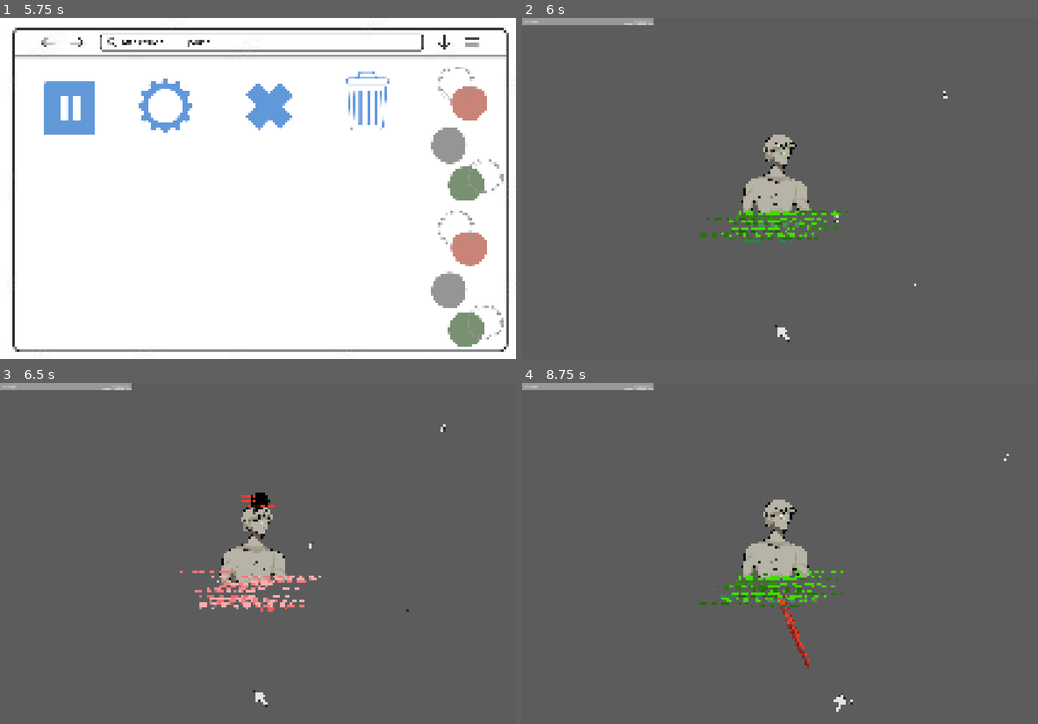
Above: before the commit, frames 1-4 (two rows, left to right).
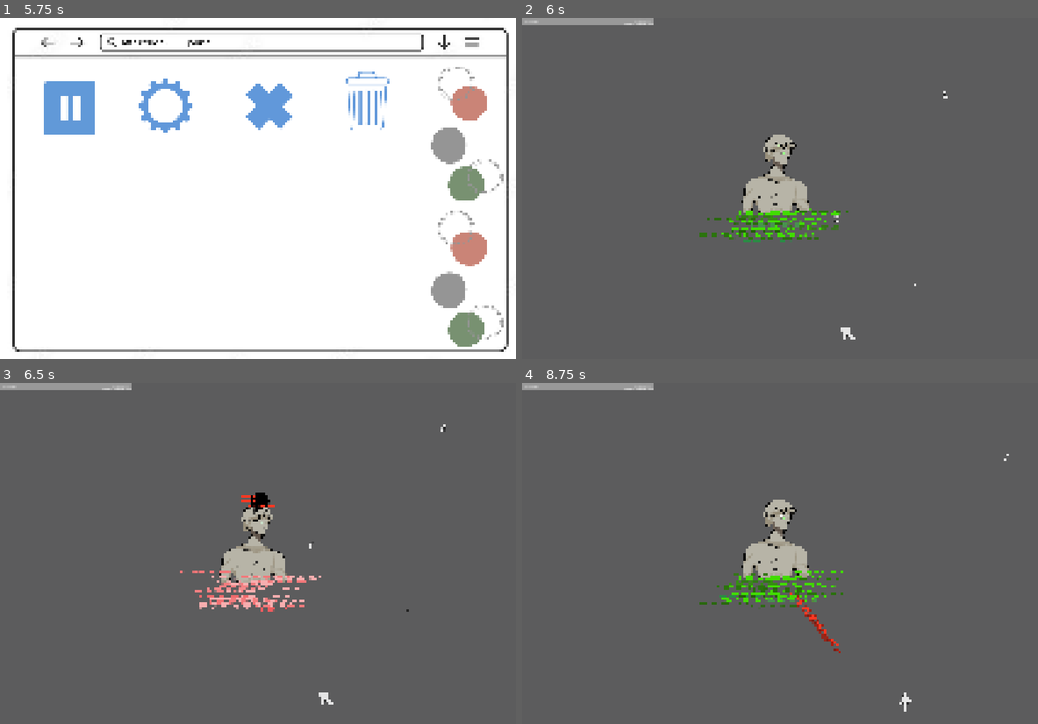
Above: after the commit, the same moments.

Repository: HaroldHuynh/2026GameJam
Game: Godot game, scene res://main menu/main menu.tscn
Same seed, same stepped clock (60 frames per second), same inputs: the game is played once before the commit and once after it.
Inputs (mouse positions are in pixels of both pictures, inside the frame that each line leads up to):
- Up to frame 1 (5.75 s): click (180, 103) at 0.5 s; tap Enter at 1.25, 2.1, 3.6, 5.1 s; move the mouse to (371, 171) at 1.27 s; hold D (right) 1.28-2.03 s; tap Space (attack) at 1.35, 2.85, 4.35 s; move the mouse to (154, 205) at 2.02 s; hold S (down) 2.03-2.78 s; move the mouse to (309, 113) at 2.77 s; hold D (right) 2.78-3.53 s; move the mouse to (232, 256) at 3.52 s; hold W (up) 3.53-4.28 s; move the mouse to (412, 239) at 4.27 s; hold A (left) from 4.28 s (still down); tap Escape (pause) at 4.9 s; move the mouse to (103, 137) at 5.02 s
- Up to frame 2 (6 s): release A (left) at 5.75 s; click (589, 110) at 5.75 s
- Up to frame 3 (6.5 s): no input
- Up to frame 4 (8.75 s): move the mouse to (805, 553) at 6.52 s; hold S (down) 6.53-7.28 s; tap Space (attack) at 6.6, 8.1 s; move the mouse to (702, 468) at 7.27 s; hold D (right) 7.28-8.03 s; tap Enter at 7.35 s; move the mouse to (893, 536) at 8.02 s; hold W (up) from 8.03 s (still down)

Frame 1 is identical in both runs. In frame 2, 0.1% of the frame differs, in the area x 49-65%, y 89-96%; in frame 3, 0.1%; in frame 4, 0.5%, in the area x 49-76%, y 61-97%.

Commit message:
make player pause when level up screen appears

Diff:
--- /dev/null
+++ b/player/level_up_window.tscn
@@ -0,0 +1,23 @@
+[gd_scene format=3 uid="uid://ly1s4rhvrcxn"]
+
+[sub_resource type="StyleBoxFlat" id="StyleBoxFlat_rkikn"]
+
+[node name="LevelUpWindow" type="CanvasLayer" unique_id=251276580]
+
+[node name="Panel" type="Panel" parent="." unique_id=1246729210]
+anchors_preset = 15
+anchor_right = 1.0
+anchor_bottom = 1.0
+grow_horizontal = 2
+grow_vertical = 2
+theme_override_styles/panel = SubResource("StyleBoxFlat_rkikn")
+
+[node name="Label" type="Label" parent="." unique_id=1941475404]
+offset_left = 309.0
+offset_top = 18.0
+offset_right = 2602.0
+offset_bottom = 705.0
+theme_override_font_sizes/font_size = 250
+text = "Update Compete!
+Add a New Feature"
+horizontal_alignment = 1
--- a/player/player.gd
+++ b/player/player.gd
@@ -9,7 +9,6 @@
 func _ready():
 	add_to_group("player")
 	screen_size = get_viewport_rect().size
-	process_mode = Node.PROCESS_MODE_ALWAYS
 	can_shoot = true
 	reset()
 
@@ -24,6 +23,7 @@
 
 func _process(delta: float) -> void:
 	if get_parent().gameOver == true:
+		process_mode = Node.PROCESS_MODE_ALWAYS
 		if Input.is_key_pressed(KEY_ENTER):
 			print("ENTERED")
 			get_parent().new_game()
--- a/player/player_test_level.gd
+++ b/player/player_test_level.gd
@@ -44,5 +44,6 @@
 		levelUp()
 
 func levelUp():
+	get_tree().paused = true
 	level += 1
 	$Hud/LevelLabel.text = "Windows 1." + str(level)
